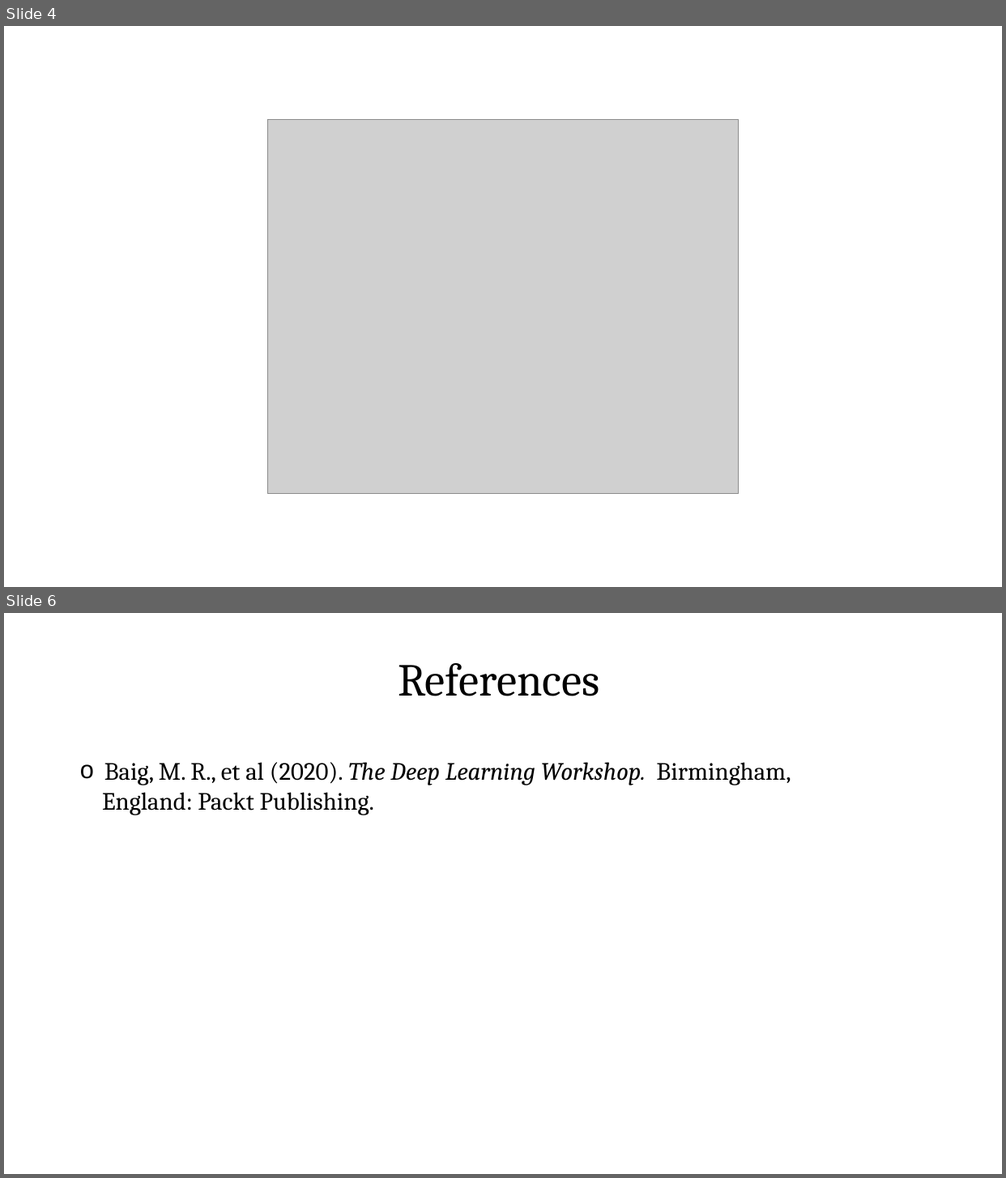
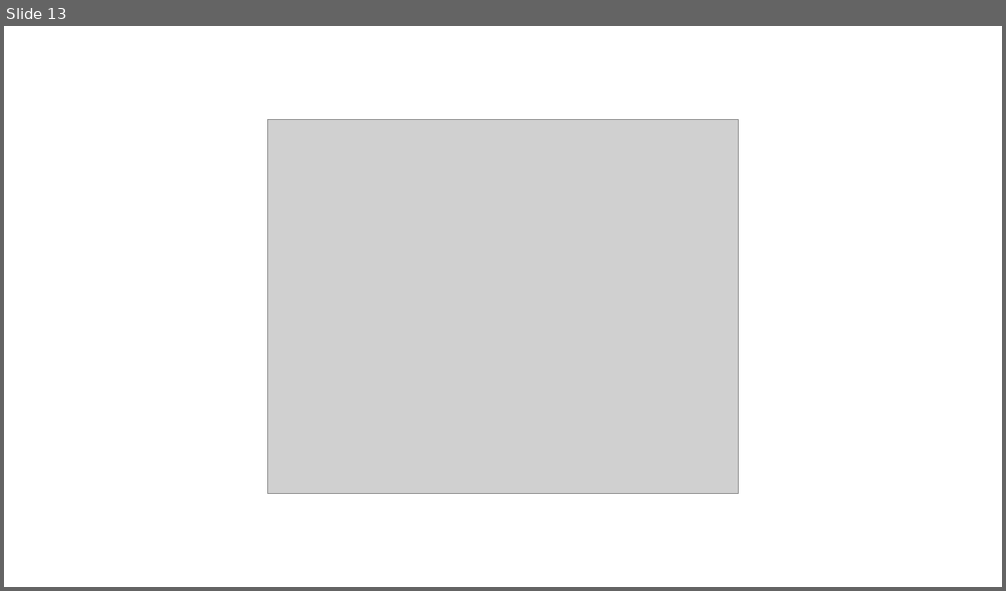
Before and after one commit to PracticumAI/gan, a slide deck: presentations/01_gan_intro.pptx. Shown one above the other, each under a label of ours: slides 4 and 6 before the commit, slide 13 after it; the slides between them are not shown. The pictures are 1006x1178 and 1006x591 pixels, drawn with LibreOffice and Linux fonts; fonts in the diff are those of the drawing; grey boxes stand for pictures. Boxes give left, top, right and bottom in pixels: in the first picture for what was removed or moved away, otherwise in the second. Text is boxed around its words. In the diff, an @@ line names an element or a change of style, - is before the commit and + after.

```diff
--- a/presentations/01_gan_intro.pptx
+++ b/presentations/01_gan_intro.pptx
@@ slide 6 removed at (4, 613, 1002, 1174), background #FFFFFF @@
@@ text removed at (398, 663, 599, 696) @@
-References
@@ text removed at (102, 762, 791, 815) @@
-o Baig, M. R., et al (2020). The Deep Learning Workshop. Birmingham,
-England: Packt Publishing.
@@ what was slide 4 is now slide 13 @@
```
Also in this commit, not shown: 6 slides changed, 4 slides added, 2 other slides removed, 1 other file.
